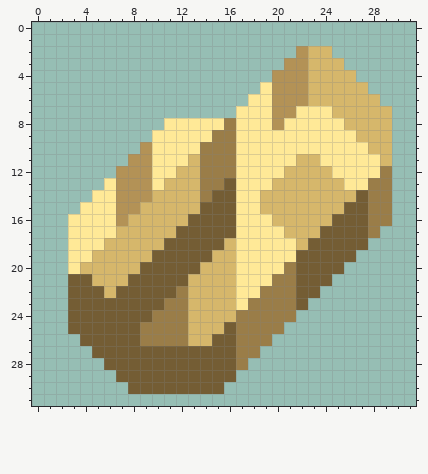
Two versions of one pixel-art sprite, assets/sprites/items/item-electrum.png. The first picture shows the starting point.
The file is 32x32 pixels.
New version:
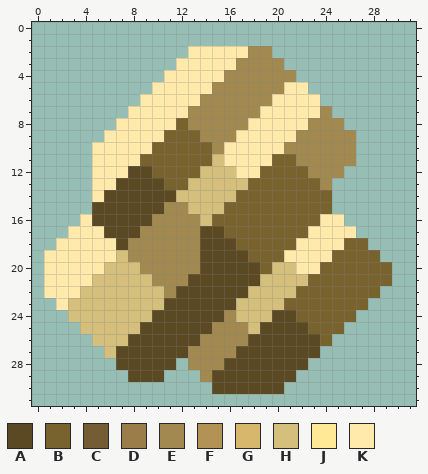
Palette (. is transparent): A #5a4922  B #78622e  C #745d34  D #9a7d48  E #a1894f  F #b39256  G #d6b76b  H #d4bf7c  J #ffe997  K #ffeaab
The author wrote: Added item textures for most if not all coded items
The exact change:
Changed rows in their new state; - is an unchanged pixel.
first column x 1:
 2 ------------KKKKKEE--...-----
 3 -----------KKKKKEEEE.....----
 4 ----------KKKKKEEEEEE.....---
 5 ---------KKKKKEEEEEEKK.....--
 6 --------KKKKKEEEEEEKKKK.....-
 7 -------KKKKKEEEEEEKKKKKE.....
 8 ------KKKKKBEEEEEKKKKKEEE....
 9 -----KKKKKBBBEEEKKKKKEEEEE...
10 ----KKKKKBBBBBEKKKKKEEEEEE...
11 ----KKKKBBBBBBHKKKKBBEEEEE...
12 ----KKKAABBBBHHHKKBBBBEEE....
13 ----KKAAAABBHHHHHBBBBBBE.....
14 ----KAAAAAAHHHHHBBBBBBBB.....
15 ---.AAAAAAEEHHHBBBBBBBBB.....
16 --.KAAAAAEEEEHBBBBBBBBBKK....
17 --KKKAAAEEEEEAABBBBBBBKKKK..-
18 -KKKKKAEEEEEEAAABBBBBKKKKBB--
19 KKKKKKHEEEEEEAAAABBBKKKKBBBB-
20 KKKKKHHHEEEEEAAAAABHHKKBBBBBB
21 KKKKHHHHHEEEAAAAAAHHHHBBBBBBB
22 KKKHHHHHHHEAAAAAAHHHHBBBBBBB-
23 -KHHHHHHHHAAAAAAHHHHBBBBBBB--
24 --HHHHHHHAAAAAAEHHHAABBBBB---
25 --.HHHHHAAAAAAEEEHAAAABBB----
26 ---.HHHAAAAAAEEEEAAAAAAB-----
27 ----.HAAAAAAEEEEAAAAAAA------
28 -----.AAAAA.EEEAAAAAAA-------
29 ------.AAA...EAAAAAAA--------
30 -------.......AAAAAA---------
Where, in picture pixels (left, top, right, bottom), the same in both pictures:
changed: (44, 46, 392, 394)
